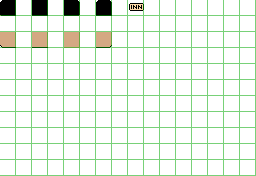
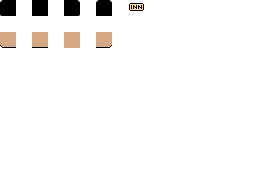
Layered file, before and after one edit (256 x 176). Changes by layer:
hid "Layer 1" over bbox(0, 0, 256, 176)
